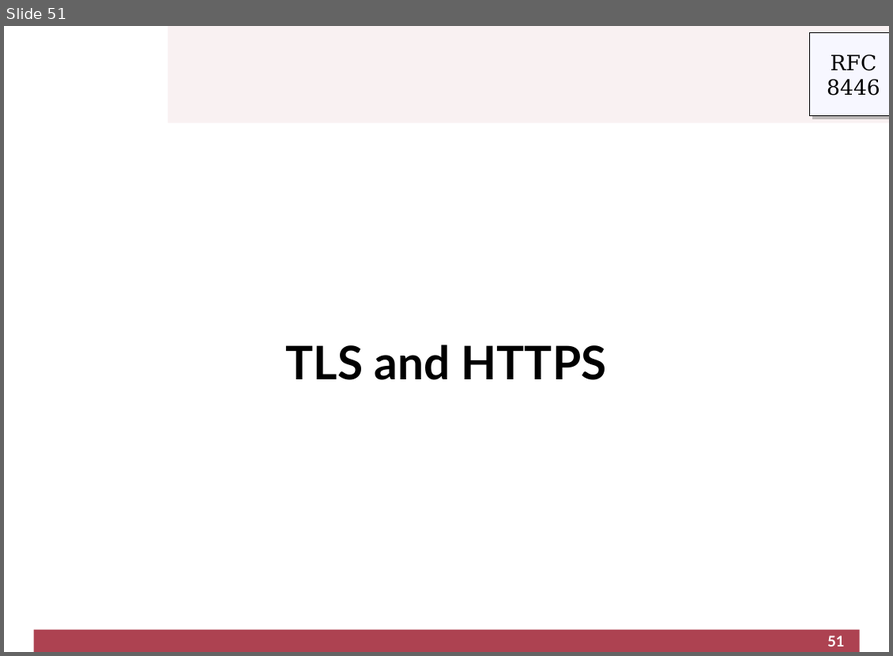
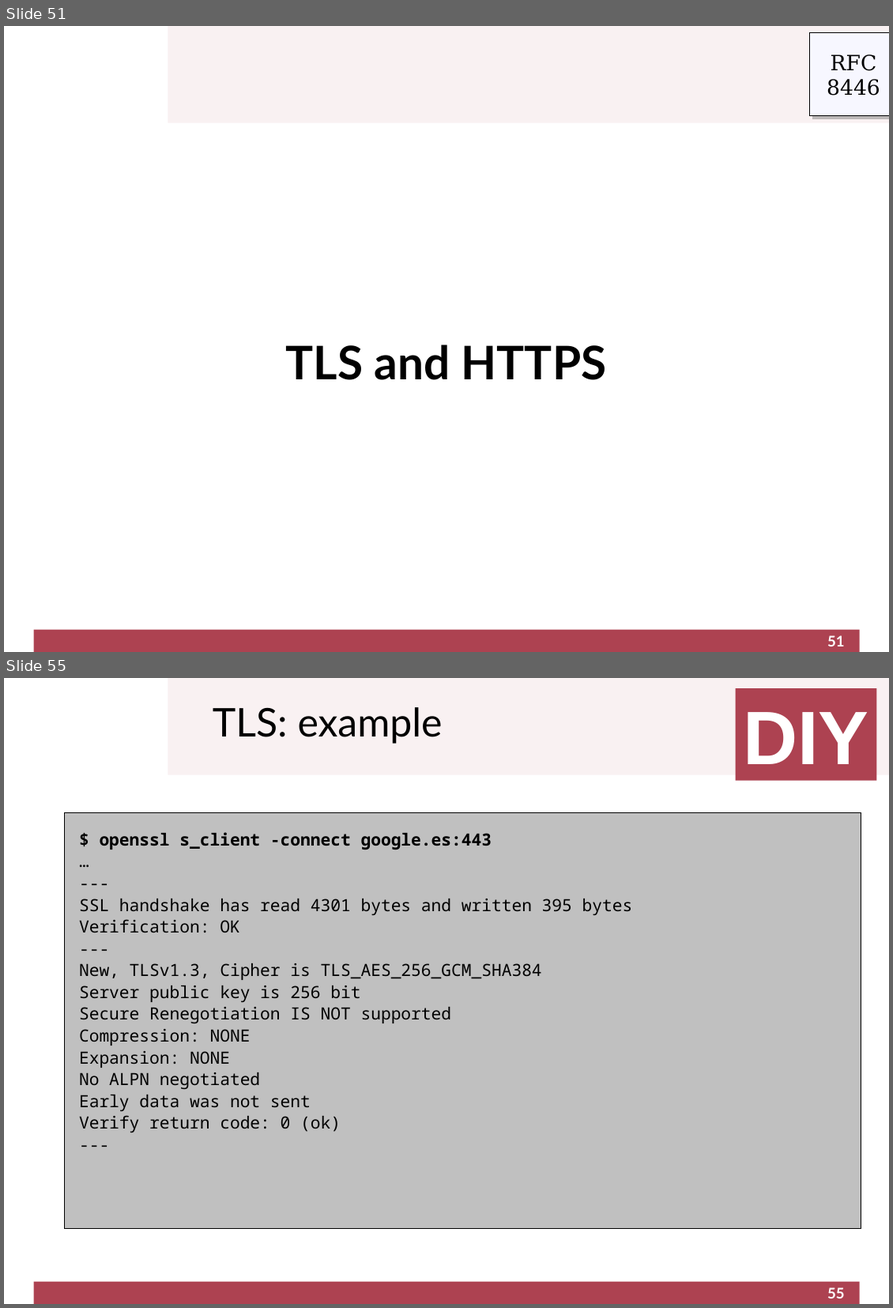
Before and after one commit to cletomartin/redes1, a slide deck: slides/application.odp. Shown one above the other, each under a label of ours: slide 51 before the commit, slides 51 and 55 after it; the slides between them are not shown. The pictures are 893x656 and 893x1308 pixels, drawn with LibreOffice and Linux fonts; fonts in the diff are those of the drawing; background and template pictures are left out. Boxes give left, top, right and bottom in pixels: in the first picture for what was removed or moved away, otherwise in the second. Text is boxed around its words. In the diff, an @@ line names an element or a change of style, - is before the commit and + after.

```diff
--- a/slides/application.odp
+++ b/slides/application.odp
@@ slide 55 added at [4, 678, 889, 1304], background #FFFFFF; not listed: 2 template elements that a slide beside it also shows @@
@@ rectangle added at [736, 688, 876, 781], fill #AD4251, 72 pt, text #FFFFFF, bold @@
+DIY
@@ title added at [213, 707, 442, 744], 37.6 pt, text #000000 @@
+TLS: example
@@ rectangle added at [65, 813, 862, 1229], fill #C0C0C0, outline #000000 0 pt, 16 pt, text #000000 @@
+$ openssl s_client -connect google.es:443
+…
+---
+SSL handshake has read 4301 bytes and written 395 bytes
+Verification: OK
+---
+New, TLSv1.3, Cipher is TLS_AES_256_GCM_SHA384
+Server public key is 256 bit
+Secure Renegotiation IS NOT supported
+Compression: NONE
+Expansion: NONE
+No ALPN negotiated
+Early data was not sent
+Verify return code: 0 (ok)
+---
@@ page number added at [827, 1287, 845, 1298], 14 pt, text #FFFFFF, bold @@
+55
```
Also in this commit, not shown: 1 slide changed, 4 other slides added, 1 other file.
